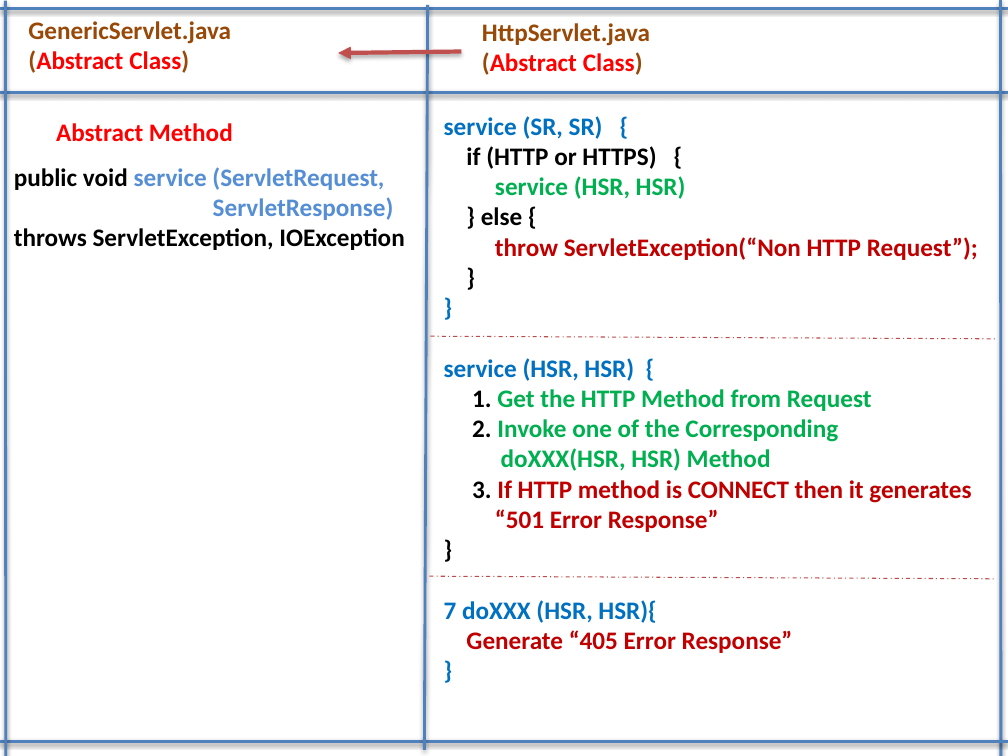
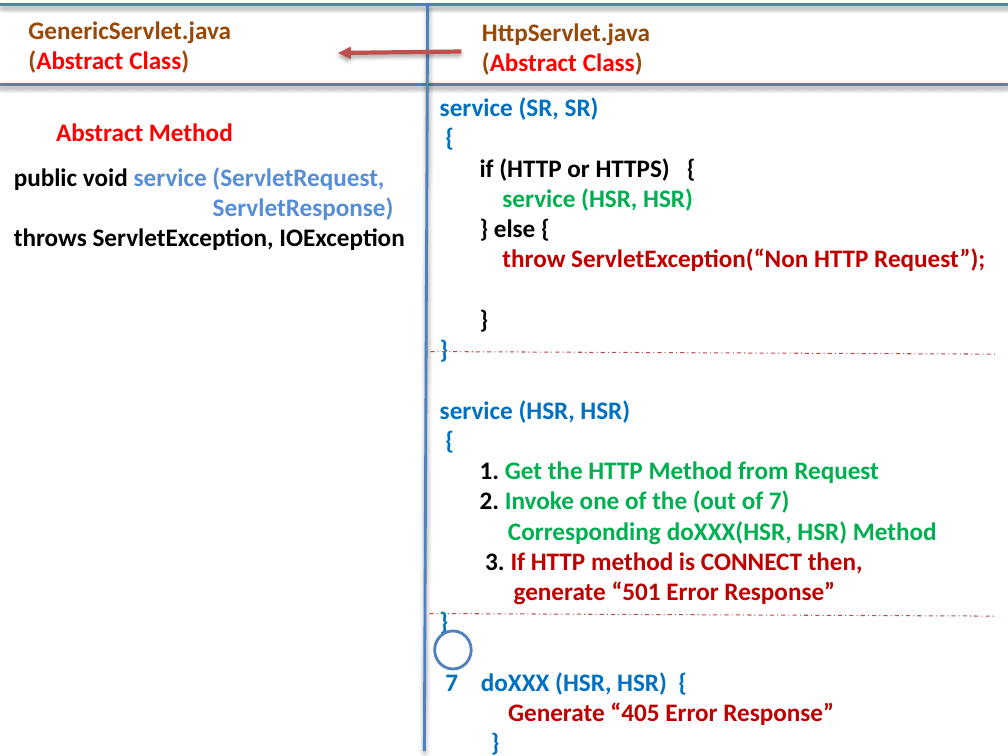
Before and after one commit to avinashv411/For-Class, a slide deck: slide 43 of 11. Others/A. PPTs/Servlets & JSP.pptx. Drawn at 1008x756 pixels with LibreOffice and Linux fonts; fonts in the diff are those of the drawing. Boxes give left, top, right and bottom in pixels: in the first picture for what was removed or moved away, otherwise in the second. Text is boxed around its words. In the diff, an @@ line names an element or a change of style, - is before the commit and + after.

```diff
--- a/11. Others/A. PPTs/Servlets & JSP.pptx
+++ b/11. Others/A. PPTs/Servlets & JSP.pptx
@@ line moved from (0, 9) - (1008, 9) to (0, 5) - (1008, 5) @@
@@ line removed from (5, 1) to (6, 756) @@
@@ line removed from (1001, 0) to (1001, 756) @@
@@ line moved from (0, 93) - (1008, 93) to (0, 85) - (1008, 85) @@
@@ text "service (SR, SR)": place and size @@
-text "service (SR, SR)" at box(444, 116, 978, 653)
+text "service (SR, SR)" at box(440, 97, 985, 725)
@@ text "service (SR, SR)" at box(440, 97, 985, 725): text colour #000000 to #0070C0 in "}" @@
@@ text at box(440, 97, 599, 120): text changed @@
-service (SR, SR) {
+service (SR, SR)
+{
@@ line moved from (430, 337) - (997, 339) to (430, 352) - (997, 354) @@
@@ text at box(440, 400, 630, 423): text changed @@
-service (HSR, HSR) {
+service (HSR, HSR)
+{
@@ text at box(480, 490, 937, 605): text changed; text colour #C00000 to #00B050 @@
-2. Invoke one of the Corresponding
-doXXX(HSR, HSR) Method
-3. If HTTP method is CONNECT then it generates
-“501 Error Response”
+2. Invoke one of the (out of 7)
+Corresponding doXXX(HSR, HSR) Method
+3. If HTTP method is CONNECT then,
+generate “501 Error Response”
@@ line moved from (429, 577) - (996, 579) to (429, 614) - (996, 616) @@
@@ ellipse added at box(434, 631, 471, 669), outline #4F81BD 2 pt @@
@@ text at box(445, 670, 667, 695): spaces changed @@
-7 doXXX (HSR, HSR){
+7 doXXX (HSR, HSR) {
@@ line removed from (0, 742) to (1008, 742) @@
```
Also in this commit, not shown: 6 other files.
